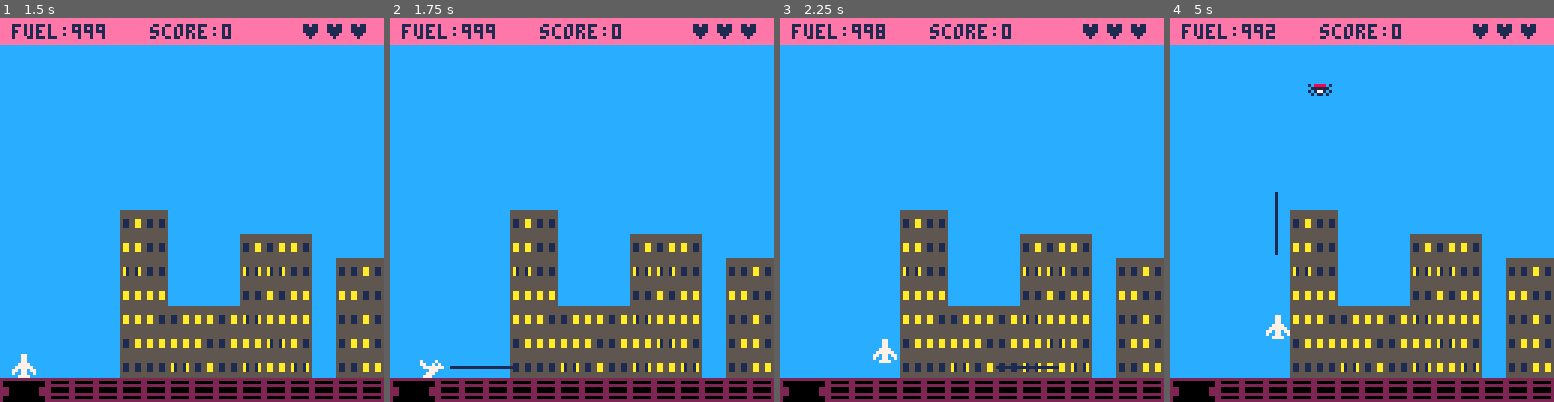
Above: before the commit, frames 1-4 (left to right).
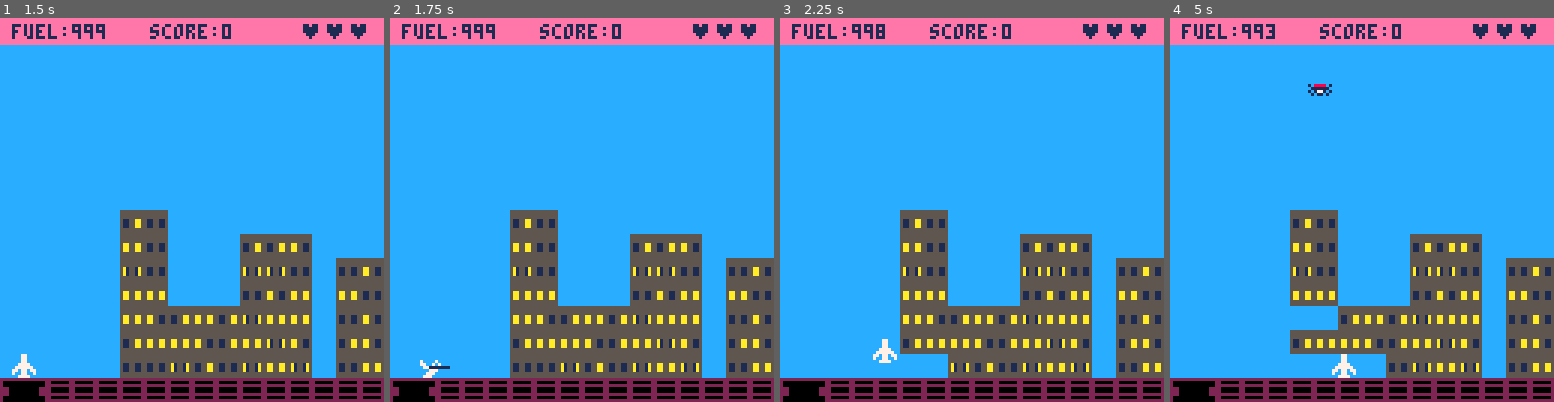
Above: after the commit, the same moments.

Repository: natebeaty/savepicoville
Game: PICO-8 cartridge savechicago.p8
Same seed, same stepped clock (60 frames per second), same inputs: the game is played once before the commit and once after it.
Inputs:
- Up to frame 1 (1.5 s): tap O (Z key) at 0.7 s
- Up to frame 2 (1.75 s): hold Right from 1.6 s (still down); tap O (Z key) at 1.7 s
- Up to frame 3 (2.25 s): release Right at 2.1 s; tap O (Z key) at 2.1 s; hold Up from 2.15 s (still down)
- Up to frame 4 (5 s): release Up at 2.42 s; hold Right 2.47-3.03 s; tap O (Z key) every 0.4 s from 2.5 to 4.9 s; hold Left 3.08-3.58 s; hold Down 3.63-3.97 s; hold Right 4.02-4.68 s; hold Up from 4.73 s (still down)

Frame 1 is identical in both runs. In frame 2, 0.2% of the frame differs, in the area x 10-33%, y 90-92%; in frame 3, 0.9%; in frame 4, 2.7%, in the area x 25-57%, y 3-94%.

Commit message:
hacky start to bullet collisions with buildings, refine bullet movement + hit detection

Diff:
--- a/bullets.lua
+++ b/bullets.lua
@@ -1,17 +1,18 @@
--- bullets
+--bullets functions
 
 function new_bullet(x,y,dx,dy)
   local obj = {
     x=x,
     y=y,
-    len=4
+    len=3
   }
   --collision box
   obj.box = {x1=0,y1=0,x2=obj.len,y2=obj.len}
   -- bullet direction
-  obj.dx=dx*obj.len
-  obj.dy=dy*obj.len
+  obj.dx=dx*obj.len*2
+  obj.dy=dy*obj.len*2
 
+  -- update loop
   obj.update = function(this)
     -- check for collisions with enemy
     foreach(enemies, function(obj)
@@ -21,17 +22,43 @@
         del(bullets, this)
       end
     end)
+
+    -- check for collisions with building
+    check_building_hit(this)
+
     --move the bullet
-    this.x += obj.dx * obj.len/1.5
-    this.y += obj.dy * obj.len/1.5
+    this.x += obj.dx
+    this.y += obj.dy
   end
 
+  -- draw loop
   obj.draw = function(this)
-    line(this.x-obj.dx, this.y-obj.dy, this.x+obj.dx*obj.len, this.y+obj.dy*obj.len, 1)
+    line(this.x-obj.dx, this.y-obj.dy, this.x, this.y, 1)
   end
 
   --return the bullet
   return obj
+end
+
+function check_building_hit(obj)
+  local nx_l=obj.x+obj.dx+obj.box.x1
+  local nx_r=obj.x+obj.dx+obj.box.x2
+  local ny_t=obj.y+obj.dy+obj.box.y1
+  local ny_b=obj.y+obj.dy+obj.box.y2
+  chk_bldg(nx_l,ny_t,obj)
+  chk_bldg(nx_l,ny_b,obj)
+  chk_bldg(nx_r,ny_t,obj)
+  chk_bldg(nx_r,ny_b,obj)
+end
+function chk_bldg(x,y,o)
+  local map_x=flr(x/8)
+  local map_y=flr(y/8)
+  local map_sprite=mget(map_x,map_y)
+  if (fget(map_sprite,1) and not fget(map_sprite,2)) then
+    del(bullets, o)
+    mset(map_x,map_y,8)
+    fset(map_x,map_y,2,true)
+  end
 end
 
 function player_fire()
